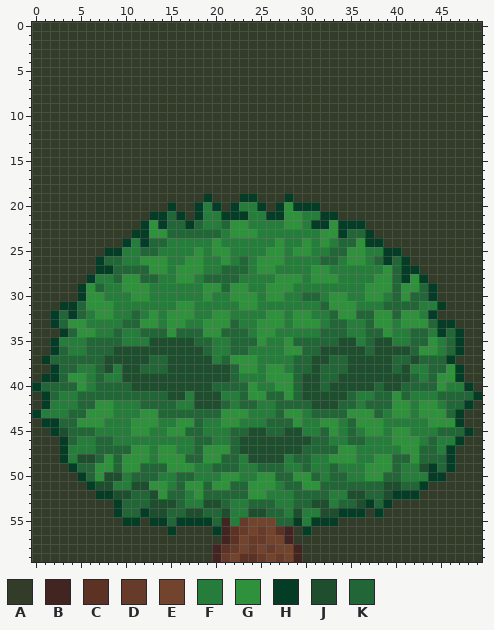
Edited in one commit: pixel-art file (Assets/Art/Interactables/shrub.aseprite). The picture above is the old version.
50x60 pixels, 1 frame.
Visible layers, top first: "slime", "BG".
Palette (. is transparent): A #323c29  B #422521  C #5b3223  D #673b29  E #72442e  F #267c3a  G #30913d  H #043c26  J #1f4e2f  K #226536
Pixels before (only the part around the change), first column x 0:
 5 AAAAAAAAAAAAAAAAAAAAAAAAAAAAAAAAAAAAAAAAAAAAAAAAAA
 6 AAAAAAAAAAAAAAAAAAAAAAAAAAAAAAAAAAAAAAAAAAAAAAAAAA
 7 AAAAAAAAAAAAAAAAAAAAAAAAAAAAAAAAAAAAAAAAAAAAAAAAAA
 8 AAAAAAAAAAAAAAAAAAAAAAAAAAAAAAAAAAAAAAAAAAAAAAAAAA
 9 AAAAAAAAAAAAAAAAAAAAAAAAAAAAAAAAAAAAAAAAAAAAAAAAAA
10 AAAAAAAAAAAAAAAAAAAAAAAAAAAAAAAAAAAAAAAAAAAAAAAAAA
11 AAAAAAAAAAAAAAAAAAAAAAAAAAAAAAAAAAAAAAAAAAAAAAAAAA
12 AAAAAAAAAAAAAAAAAAAAAAAAAAAAAAAAAAAAAAAAAAAAAAAAAA
13 AAAAAAAAAAAAAAAAAAAAAAAAAAAAAAAAAAAAAAAAAAAAAAAAAA
14 AAAAAAAAAAAAAAAAAAAAAAAAAAAAAAAAAAAAAAAAAAAAAAAAAA
15 AAAAAAAAAAAAAAAAAAAAAAAAAAAAAAAAAAAAAAAAAAAAAAAAAA
16 AAAAAAAAAAAAAAAAAAAAAAAAAAAAAAAAAAAAAAAAAAAAAAAAAA
17 AAAAAAAAAAAAAAAAAAAAAAAAAAAAAAAAAAAAAAAAAAAAAAAAAA
18 AAAAAAAAAAAAAAAAAAAAAAAAAAAAAAAAAAAAAAAAAAAAAAAAAA
19 AAAAAAAAAAAAAAAAAAAHAAAHHAAAHAAAAAAAAAAAAAAAAAAAAA
20 AAAAAAAAAAAAAAAHAAHFHAHFFHAHGHHHAAAAAAAAAAAAAAAAAA
21 AAAAAAAAAAAAAHHKHAHFFHHHFFHHGGFFHHAAAAAAAAAAAAAAAA
22 AAAAAAAAAAAAHGHKKHKFFKGGFFFFGGFHHGHHHAAAAAAAAAAAAA
23 AAAAAAAAAAAHHGGKKKKKKFGGGFFFFFFFGGHKKHAAAAAAAAAAAA
24 AAAAAAAAAAHFHKKFFFFFGFFFFFFGFFGFGFKKGHHAAAAAAAAAAA
25 AAAAAAAAHHFFKKFFFFGFGGFFFFGGFGGFFKKGGFFHHAAAAAAAAA
26 AAAAAAAHKKFFGGGFFGGFFGFKFGGGFFFFKKFGGFKHKHAAAAAAAA
27 AAAAAAAHHKKKKGGFGGGFFKKKFGGFFFFGGFFFFFFGKHHAAAAAAA
28 AAAAAAHFFKGGKKFFGGFKKKKFFFFGGGFGGGFFFFGGKHGHAAAAAA
29 AAAAAHGKFFGGGFFFFFFGGKGGFFGGGFFFFFFFFGGGKGGKHAAAAA
30 AAAAAHGGFFFGGFFFFFFGFFGGGFGGFFKKFGGFFGGFKGKKHAAAAA
31 AAAHHKGGGFFFFFFFGGFFFFFGGFFFFFFFKGGGFFFKKKKFFHAAAA
32 AAHKHKFGGFFKFGFGGGFFGGFFFFGGFGGFFKGGKKGGKGGFHAAAAA
33 AAHKGGFFFFKKGGFGGFFGGGKFFGGGFGGGFKKFFKGGFGGGKHHAAA
34 AAAHKGGFFKFFKKKGKKKGGKKKFGGFFFFFKKKFFKKGFFKKFHKHAA
35 AAHFFFKKKKFFFJJJJJKKFFKKKGFFGKKKKKJJFKJJFFKKGFKHAA
36 AAHKFFKKKJJJJJJJJJJKFFKKFFFFGGKKJJJJJKJJJJKGGFKHAA
37 AHKKKKKKJJJJJKKJJJJJFKGGGFFFFKKJJKKJJJJJKKJKKKHAAA
38 AAHKKFFKJFJJKKKJJJJJJJKGGFGGFKKJKKKJJJJJKJFFKKGHAA
39 AHHKGGFKFFJJJJJJJJJJJJKFFFGGGKJJKKJJJJJJJJKFKGGHAA
40 HKKKKGFKKKKJJJJJJJJJKKKKGFFGGKJJKJJJJJKJJKKKKGFFHA
41 AHKFFKKKKKKKKKKJJFJJJFFKGGKKGKJJJJJKFFKKGKFFFKKKKH
42 AHFFFKKGGFFFKKKKFFJJJKFKKFFKKKKJJJKKFKKKGGFGGFKKHA
43 HFFFKKGGGFFFGGKKKKKKKGGGFFFKGGFKKKKGGGKFGGFGGGKHAA
44 AHHKKGGGFFFGGGFFGGKFFGGFFFKKKGFFGGFKGGGFFFFFGGGHAA
45 AAHJKKKFFFFGGFFGGKKFFFKKJJKKJJFFKGFKFGGFGGFFFKKKHA
46 AAAHKFFKKFFFFFFFFFKKFFKJJJJJJJJKKFFKKFFFGGGFKFFHAA
47 AAAHFFFKKKKGGFGGFFKGGGKJJJJJJJKKKKGGFFFFFGGKKFHAAA
48 AAAHFJJKGKGGGFGGGKKGGKKFJJJJFKKFFGGGFFGGKKGKKKHAAA
49 AAAAHKKGGKGGKKKGGGFFKKKFFKKKFFKFFKFFFGGGKFFJHKHAAA
50 AAAAAHKGJJFKKKFFKKFFFGGFFGGKKGGKFKKFFGGKKFFFHHAAAA
51 AAAAAAHJJFFJJGGFKGGKGGKKGGGFKKGGKKKKKKKJJKKHAAAAAA
52 AAAAAAAHHJJKKJGKKFGKKKKKGGFFFKKKKFFJJKKJHHHAAAAAAA
53 AAAAAAAAAHKKKJJJKFFJJKFFKKKFFKKJJFKKJHKHAAAAAAAAAA
54 AAAAAAAAAHKKHJJKKJJKKJFFJJKKFJFFJJHHHAHAAAAAAAAAAA
55 AAAAAAAAAAHHAHHKHHHHKBFDEEEKKHFHHHAAAAAAAAAAAAAAAA
56 AAAAAAAAAAAAAAAHAAAAHBCDEDECBAHAAAAAAAAAAAAAAAAAAA
57 AAAAAAAAAAAAAAAAAAAAABCEDDEEBAAAAAAAAAAAAAAAAAAAAA
58 AAAAAAAAAAAAAAAAAAAABCDEDEDEEBAAAAAAAAAAAAAAAAAAAA
59 AAAAAAAAAAAAAAAAAAAABDECCDEDEBAAAAAAAAAAAAAAAAAAAA
After:
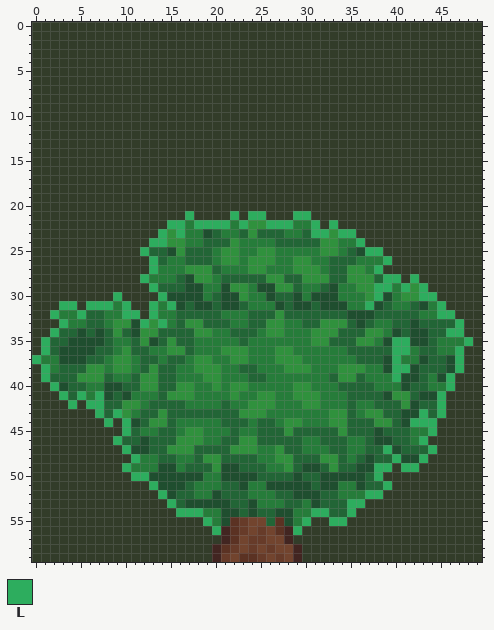
Colours new in this view: L #2dad5e
Difference:
layer "slime" now hidden
layer "teapot" now shown
y 19: x 19 H -> A; x 23..24 HH -> AA; x 28 H -> A
y 20: x 15 H -> A; x 18..20 HFH -> AAA; x 22..25 HFFH -> AAAA; x 27..31 HGHHH -> AAAAA
y 21: x 13..33 HHKHAHFFHHHFFHHGGFFHH -> AAAALAAAALALLAAALLAAA
y 22: x 12..29 HGHKKHKFFKGGFFFFGG -> AAALLFLLLLFLGGLLLF; x 31..36 HHGHHH -> LALAAA
y 23: x 11..19 HHGGKKKKK -> AAALGLFFJ; x 22..23 GG -> FK; x 25..27 FFF -> KKK; x 30..32 FFG -> KLL; x 34..37 HKKH -> LLAA
y 24: x 10..16 HFHKKFF -> AAALLGG; x 19..22 FGFF -> KKKG; x 27..31 GFFGF -> KKKKK; x 33..38 FKKGHH -> GFFLAA
y 25: x 8..12 HHFFK -> AAAAL; x 14..20 FFFFGFG -> KJGKKKF; x 22 F -> G; x 25 F -> G; x 27 G -> F; x 29..30 GG -> FF; x 32..40 FKKGGFFHH -> GGFKJLLAA
y 26: x 7..14 HKKFFGGG -> AAAAAALK; x 17..19 GGF -> KKK; x 22..24 FKF -> GFG; x 27 G -> F; x 29..30 FF -> GG; x 32 K -> F; x 34..36 FGG -> KKF; x 38..41 KHKH -> FLAA
y 27: x 7..14 HHKKKKGG -> AAAAAALF; x 16 G -> F; x 19..24 FFKKKF -> GKFFFG; x 26 G -> F; x 29..30 FF -> GG; x 32..36 GFFFF -> FKKGG; x 38..42 FGKHH -> LAAAA
y 28: x 6..13 HFFKGGKK -> AAAAAALF; x 16..20 GGFKK -> KJGGF; x 23..26 FFFF -> KKKG; x 28..30 GGF -> KKG; x 33..43 GFFFFGGKHGH -> KKGGGKLLALA
y 29: x 5..21 HGKFFGGGFFFFFFGGK -> AAAAAAAALKKKJJFFJ; x 25..26 FG -> JJ; x 29 F -> K; x 32..33 FF -> KJ; x 36 F -> G; x 38..41 GGKG -> LLFL; x 43..44 KH -> LA
y 30: x 5..22 HGGFFFGGFFFFFFGFFG -> AAAALAAAALJJJJFKJJ; x 24 G -> F; x 26..34 GGFFKKFGG -> JKKJFJJJF; x 38..40 GFK -> LJF; x 42..44 KKH -> GLL
y 31: x 3..8 HHKGGG -> LLALLL; x 10..13 FFFF -> LAAL; x 15..24 FGGFFFFFGG -> LJKJJKJJKF; x 27..35 FFFFFKGGG -> JKJJKJJJF; x 37..38 FF -> LJ; x 40..41 KK -> FF; x 43 F -> J; x 45 H -> L
y 32: x 2..8 HKHKFGG -> LFFLKKF; x 10..13 FKFG -> LLAL; x 15..21 GGGFFGG -> FKKKKKF; x 24..26 FFG -> KKK; x 28..32 FGGFF -> KKKKK; x 34..39 GGKKGG -> KJJJKK; x 41..42 GG -> KK; x 44..46 HAA -> FLL
y 33: x 2..7 HKGGFF -> ALFFKK; x 9..12 FKKG -> GGJL; x 14..22 FGGFFGGGK -> LFKGGKKKF; x 24..25 FG -> KK; x 29..36 GGGFKKFF -> FKKGGGKJ; x 38..43 GGFGGG -> FFKKJK; x 45..47 HHA -> KKL
y 34: x 2..3 AH -> LK; x 5..13 GGFFKFFKK -> JKJKGKJGG; x 15 G -> K; x 18 K -> G; x 20..21 GK -> FF; x 24..25 FG -> KF; x 27 F -> G; x 31..33 FKK -> GGG; x 35..47 FFKKGFFKKFHKH -> KKGGFJKJJKKLL
y 35: x 1..7 AHFFFKK -> LKKJJJJ; x 9 K -> F; x 11..12 FF -> KG; x 14..19 JJJJKK -> KGKKFF; x 22 K -> F; x 24..25 KG -> FF; x 28..32 GKKKK -> FFFGG; x 34..38 JJFKJ -> KKGGF; x 40..44 FFKKG -> LLJJK; x 46..48 KHA -> FFL
y 36: x 1..6 AHKFFK -> LKJJJJ; x 9..19 JJJJJJJJJJK -> FGKKFFGGKFF; x 21..23 FKK -> GGG; x 27 F -> G; x 29..36 GKKJJJJJ -> FFFFFFKK; x 38..44 JJJJKGG -> KKLLFKK; x 46..47 KH -> FL
y 37: x 0..5 AHKKKK -> LFFJJJ; x 8..12 JJJJJ -> FGGFK; x 14..19 KJJJJJ -> FKKFGG; x 21 K -> F; x 24 G -> F; x 27..38 FFKKJJKKJJJJ -> GGGFFFFFFKKK; x 40..43 KKJK -> LFFJ; x 46..47 HA -> JL
y 38: x 1..2 AH -> LF; x 5..11 FFKJFJJ -> KGGFGGF; x 13 K -> G; x 15..24 JJJJJJJKGG -> KFFGGGFFKK; x 26..38 GGFKKJKKKJJJJ -> FFGGGFFFGGGFF; x 40..43 KJFF -> LLJK; x 46..47 GH -> JL
y 39: x 1..2 HH -> LK; x 4 G -> K; x 6..8 FKF -> GGK; x 10..22 JJJJJJJJJJJJK -> FKGGKKFFFGGFF; x 24..32 FFGGGKJJK -> KKFFFFFFF; x 34..40 JJJJJJJ -> GGKFFFL; x 42..47 KFKGGH -> JKFJLA
y 40: x 0..3 HKKK -> AALJ; x 5 G -> K; x 7..9 KKK -> FJJ; x 11..24 JJJJJJJJJKKKKG -> KGGKKGGFFGFGGF; x 27..41 GGKJJKJJJJJKJJK -> FFGGFFFKKKKFFFJ; x 44..48 KGFFH -> FFLAA
y 41: x 1..8 HKFFKKKK -> AALKLFLJ; x 10..13 KKKK -> JFFF; x 15..20 JJFJJJ -> GGGFFF; x 22..24 FKG -> GFF; x 26..34 KKGKJJJJJ -> GFFGGGFFF; x 36..37 FF -> KK; x 39 K -> J; x 41..49 KFFFKKKKH -> GKJJLAAAA
y 42: x 1..12 HFFFKKGGFFFK -> AAALALLKKGGF; x 16 F -> K; x 18..20 JJJ -> FFF; x 23..34 KKFFKKKKJJJK -> FGGGFFFGGFFF; x 37 K -> F; x 40 G -> K; x 42..48 FGGFKKH -> JKKLAAA
y 43: x 0..10 HFFFKKGGGFF -> AAAAAAALKLG; x 12..14 GGK -> KKG; x 21..22 GG -> KK; x 24..25 FF -> GG; x 27..29 KGG -> FFF; x 31..36 KKKKGG -> FFGGKF; x 38..47 KFGGFGGGKH -> GKKJJLKLAA
y 44: x 1..12 HHKKGGGFFFGG -> AAAAAAALALJK; x 14..18 FFGGK -> GKFFF; x 21..23 GGF -> KKK; x 25 F -> K; x 27..28 KK -> FG; x 32 G -> F; x 34 F -> G; x 36..37 GG -> KK; x 39..47 FFFFFGGGH -> GKJLLLAAA
y 45: x 2..12 HJKKKFFFFGG -> AAAAAAAALKF; x 14..18 FGGKK -> KKFGG; x 23..25 KJJ -> FFK; x 28..31 JJFF -> GKKK; x 33..34 GF -> KG; x 36..41 FGGFGG -> KKJKKK; x 44..48 FKKKH -> LAAAA
y 46: x 3..19 HKFFKKFFFFFFFFFKK -> AAAAAALKKJKKKGGGF; x 21 F -> K; x 23..31 JJJJJJJJK -> GGKKKKKFF; x 33..47 FFKKFFFGGGFKFFH -> KKFFKJJKKFLAAAA
y 47: x 3..14 HFFFKKKKGGFG -> AAAAAAALJJKK; x 16..17 FF -> GG; x 19..32 GGGKJJJJJJJKKK -> KKKGGGFFGKKFFF; x 34..35 GG -> KF; x 37..42 FFFFGG -> KKLJKK; x 44..46 KFH -> LAA
y 48: x 3..12 HFJJKGKGGG -> AAAAAAAALF; x 14..17 GGGK -> KKFF; x 23..28 FJJJJF -> KKFFGG; x 31..32 FF -> KG; x 34..46 GGFFGGKKGKKKH -> KFKJKKLJJLAAA
y 49: x 4..24 HKKGGKGGKKKGGGFFKKKFF -> AAAAAALFFFJJFKKKGJJKK; x 26..46 KKFFKFFKFFFGGGKFFJHKH -> FFGKJJKGKKJJLLALLAAAA
y 50: x 5..18 HKGJJFKKKFFKKF -> AAAAAALLJJJJJJ; x 21..26 GGFFGG -> JJJJKK; x 29..30 GG -> JK; x 32..45 FKKFFGGKKFFFHH -> JJJJJKLAAAAAAA
y 51: x 6..21 HJJFFJJGGFKGGKGG -> AAAAAAALJJJKFFFK; x 23..36 KGGGFKKGGKKKKK -> JFFJJJJJKJJFFJ; x 39..43 JJKKH -> LAAAA
y 52: x 7..15 HHJJKKJGK -> AAAAAAALJ; x 17..20 FGKK -> KFFJ; x 24..25 GG -> FF; x 27..31 FFKKK -> KKJJJ; x 33 F -> K; x 35..42 JJKKJHHH -> FFLLAAAA
y 53: x 9..15 HKKKJJJ -> AAAAAAL; x 17..18 FF -> JJ; x 21..26 KFFKKK -> JKKJFF; x 28 F -> K; x 30 K -> F; x 32..33 JF -> KK; x 35..39 KJHKH -> LLAAA
y 54: x 9..20 HKKHJJKKJJKK -> AAAAAAALLLFF; x 22..23 FF -> JK; x 25 J -> K; x 27..29 KFJ -> JJF; x 31..36 FJJHHH -> LLKKLA; x 38 H -> A
y 55: x 10..11 HH -> AA; x 13..22 HHKHHHHKBF -> AAAAAALFJC; x 26..34 EKKHFHHHA -> KCJFLAALL
y 56: x 15 H -> A; x 20 H -> L; x 29..30 AH -> LA
Changed places in both pictures, as pixel boxes (x1, y1, x2, y2):
changed: (32, 193, 482, 535)
